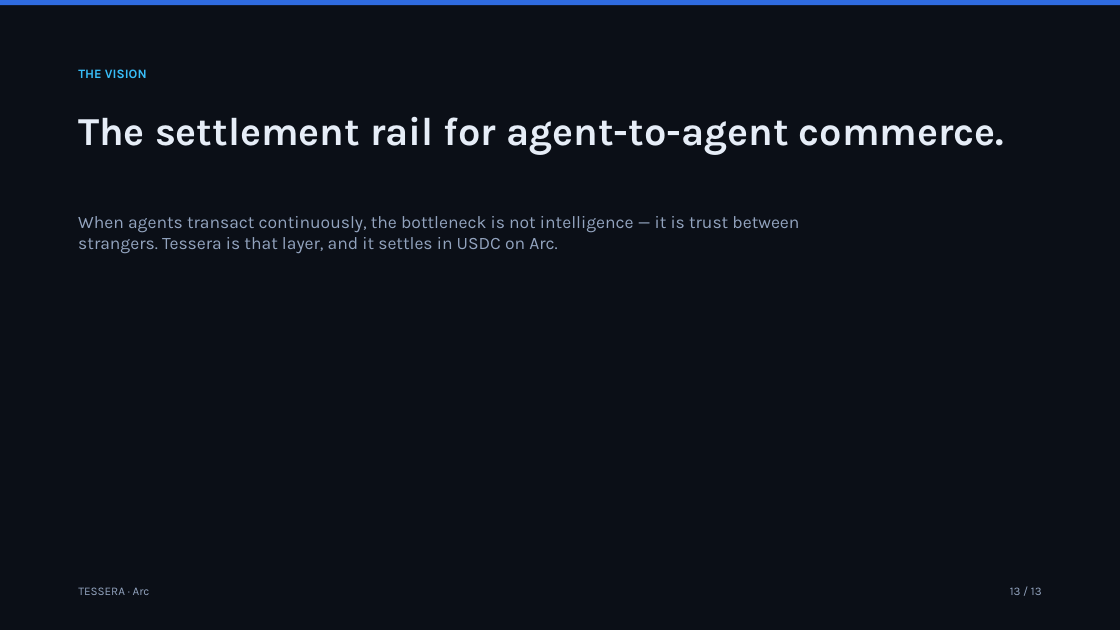
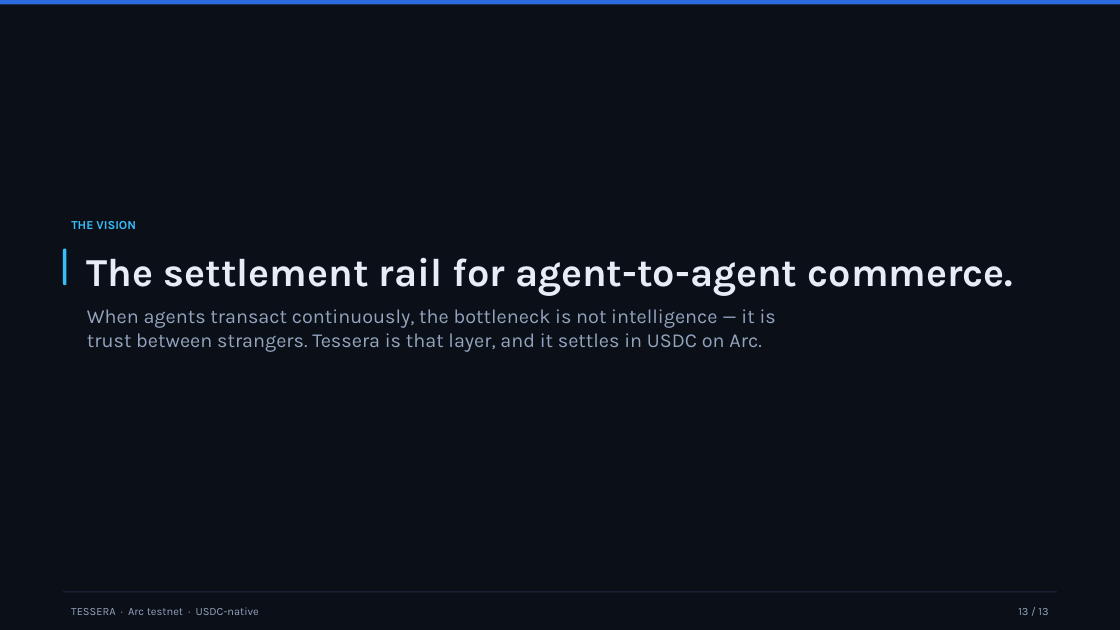
Before and after one commit to rgdtnhat/arc, a slide deck: slide 13 of docs/deck.pptx. Drawn at 1120x630 pixels with LibreOffice and Linux fonts; fonts in the diff are those of the drawing. Boxes give left, top, right and bottom in pixels: in the first picture for what was removed or moved away, otherwise in the second. Text is boxed around its words. In the diff, an @@ line names an element or a change of style, - is before the commit and + after.

```diff
--- a/docs/deck.pptx
+++ b/docs/deck.pptx
@@ text "THE VISION": place and size @@
-text "THE VISION" at <box>78,69,147,78</box>
+text "THE VISION" at <box>71,221,136,229</box>
@@ text "THE VISION" at <box>71,221,136,229</box>: size 11 to 10.5 pt @@
@@ rounded rectangle added at <box>63,249,66,286</box>, fill #38BDF8 @@
@@ text "The settlement rail for agent-to-agent ...": place and size @@
-text "The settlement rail for agent-to-agent ..." at <box>78,116,1005,155</box>
+text "The settlement rail for agent-to-agent ..." at <box>87,257,1014,296</box>
@@ text "When agents transact continuously, the ...": place and size @@
-text "When agents transact continuously, the ..." at <box>78,216,799,254</box>
+text "When agents transact continuously, the ..." at <box>87,309,776,352</box>
@@ text "When agents transact continuously, the ..." at <box>87,309,776,352</box>: size 15 to 17 pt @@
@@ rectangle added at <box>63,592,1057,592</box>, fill #1E2A3F @@
@@ text at <box>71,607,259,615</box>: text changed; size 10 to 9.5 pt @@
-TESSERA · Arc
+TESSERA · Arc testnet · USDC-native
@@ text "13 / 13": place and size @@
-text "13 / 13" at <box>1010,587,1042,595</box>
+text "13 / 13" at <box>1018,608,1048,615</box>
@@ text "13 / 13" at <box>1018,608,1048,615</box>: size 10 to 9.5 pt @@
```
Also in this commit, not shown: 12 other slides changed, 2 other files.
